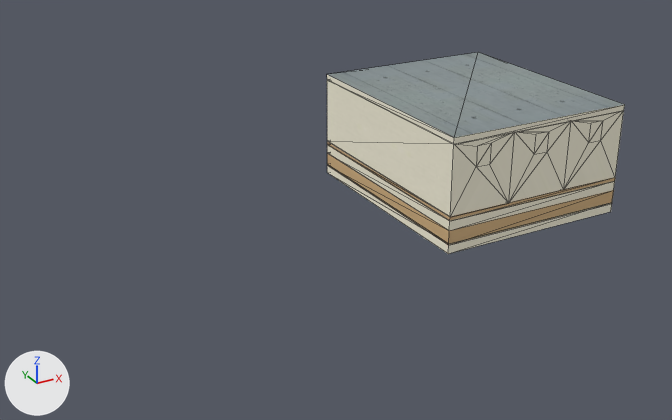
Renders of the FBX model DesertBuilding(fbx)/Desert building3(04-21).FBX from each side of a commit.
The view is the same before and after, from a 50 mm lens placed at (-13.8, -44.8, 27.6), pointed at (12.5, 3.1, 3.6). The axes (+X, +Y, +Z) are drawn at lower left. The lights are the same throughout. Mesh edges are drawn as thin lines. Where no turn or scale is listed for an object, it has been applied to the vertices.
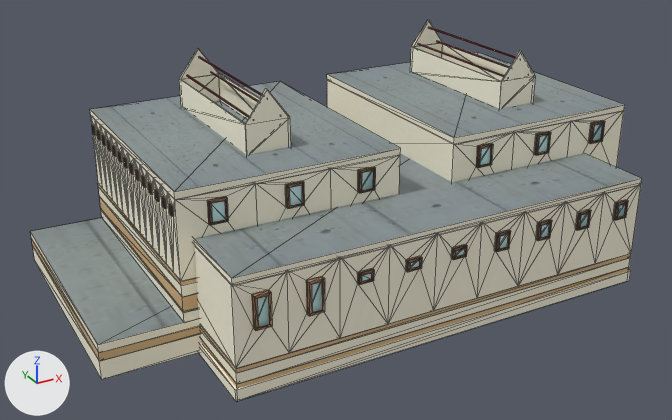
What the commit changed:
Picture 'Wood2.jpg' (img_wood2_jpg) is new.
Picture 'birck.jpg' (img_birck_jpg) is new.
Picture 'red texture.jpg' (img_red_texture_jpg) is new.
Picture '다운로드.jpg' (img_다운로드_jpg) is new.
Material 'Material #77' (mat_material__77) is new.
Its texture is img_wood2_jpg.
Its roughness is 0.859.
Material 'Material #39' (mat_material__39) is new.
Its texture is img_birck_jpg.
Its roughness is 0.859.
Material 'Material #79' (mat_material__79) is new.
Its texture is img_red_texture_jpg.
Its roughness is 0.859.
Material 'Material #78' (mat_material__78) is new.
Its texture is img_다운로드_jpg.
Its roughness is 0.859.
me_mesh is used by ob_object015; location (3.63, 6.02, 0.0).
me_mesh had 64 vertices, 104 faces and spanned x 14.1..27.9, y -8.0..8.0, z 1.4..9.2.
me_mesh now has 940 vertices, 1314 faces and spans x -8.2..29.2, y -13.4..8.2, z -0.8..12.8.
me_mesh part 1: a new loose piece, a box spanning x -3.42..10.33, y -8.01..8.01, z 3.72..4.02, in mat_material__41 (picture img_brown_color_jpg).
me_mesh part 2: a new loose piece, a box spanning x -3.42..10.33, y -8.01..8.01, z 3.04..3.73, in mat_material__40 (picture img_color_jpg).
me_mesh part 3: a new loose piece, a box spanning x -3.4..10.3, y -8.0..8.0, z 2.0..3.1, in mat_material__41 (picture img_brown_color_jpg).
me_mesh part 4: a new loose piece, a box spanning x -3.42..10.33, y -8.01..8.01, z 1.44..2.14, in mat_material__40 (picture img_color_jpg).
me_mesh part 5: a new loose piece, a box spanning x -8.2..29.19, y -8.05..7.97, z 0.49..1.0, in mat_material__41 (picture img_brown_color_jpg).
me_mesh part 6: 836 vertices added at x -8.2..29.2, y -13.4..8.2, z -0.8..12.8.
me_mesh now uses material mat_material__78 (picture img_다운로드_jpg).
me_mesh now uses material mat_material__77 (picture img_wood2_jpg).
me_mesh now uses material mat_material__39 (picture img_birck_jpg).
me_mesh now uses material mat_material__79 (picture img_red_texture_jpg).

Where the change shows, as pixel boxes (x1, y1, x2, y2) in the pictures (672 x 420 px):
'Object015', reshaped (105% wider, 88% taller): before (327, 52, 625, 254); after (30, 20, 641, 401)
part 1 of me_mesh, added: after (98, 183, 196, 286)
part 2 of me_mesh, added: after (99, 188, 197, 297)
part 3 of me_mesh, added (beige): after (100, 197, 198, 313)
part 4 of me_mesh, added: after (101, 209, 199, 322)
part 5 of me_mesh, added (brown): after (31, 238, 201, 361)
part 6 of me_mesh, added: after (30, 20, 641, 401)
